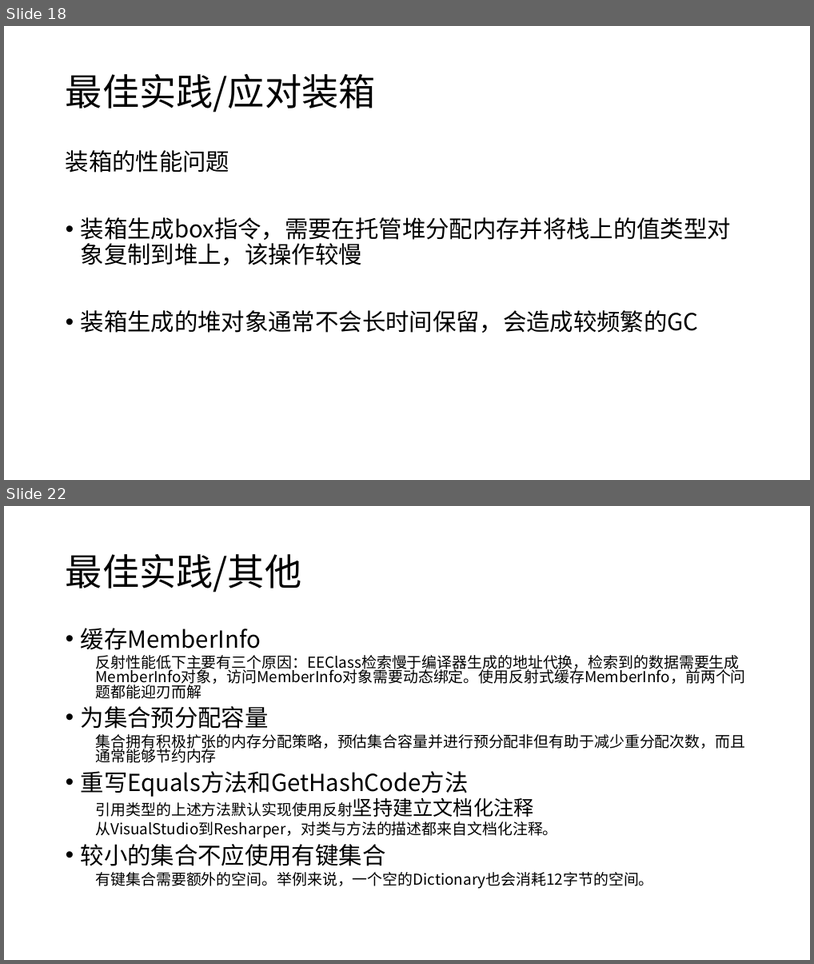
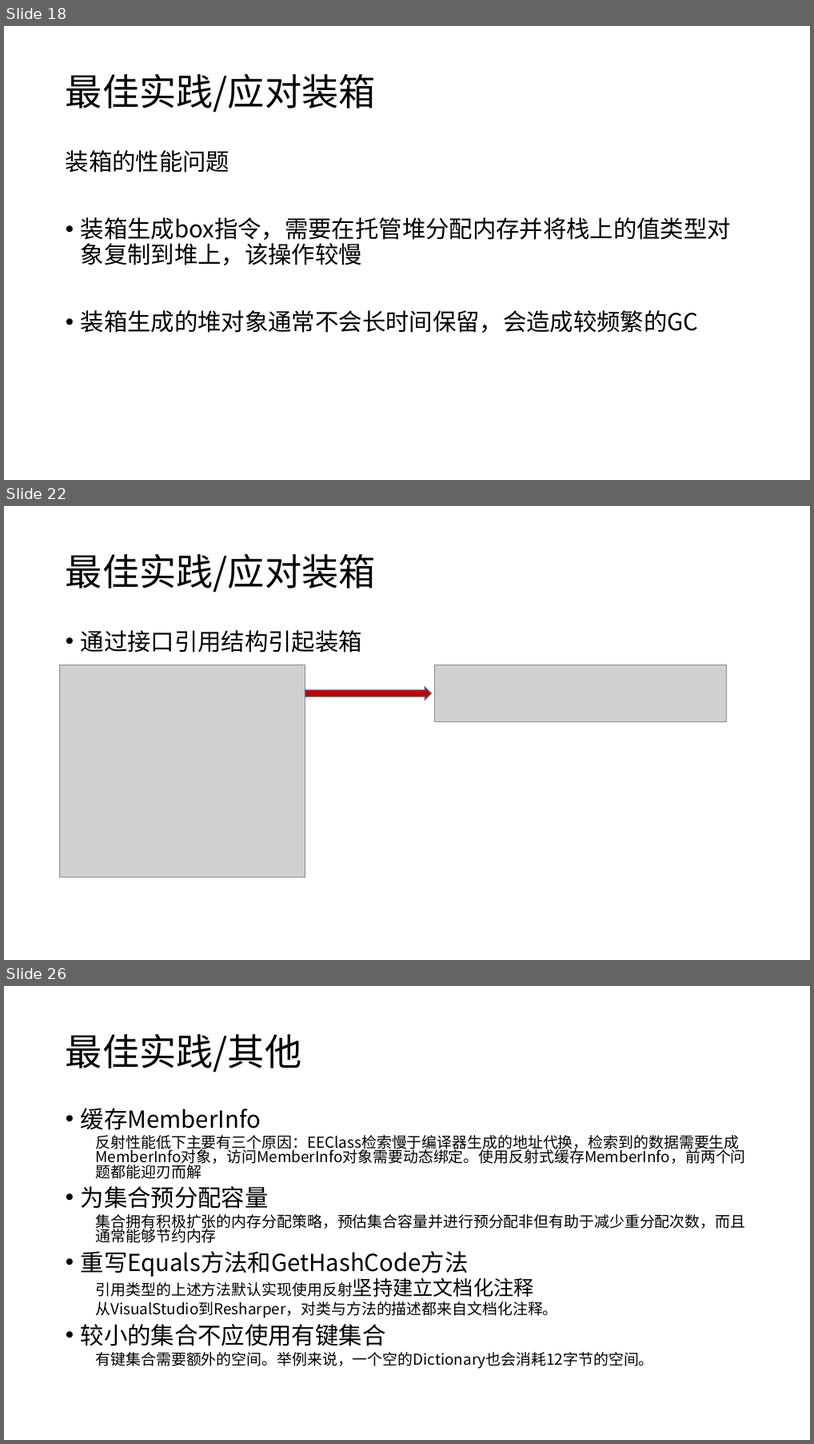
Before and after one commit to snakealpha/DotNetSession, a slide deck: pptx.pptx.pptx. Shown one above the other, each under a label of ours: slides 18 and 22 before the commit, slides 18, 22 and 26 after it; the slides between them are not shown. The pictures are 814x964 and 814x1444 pixels, drawn with LibreOffice and Linux fonts; fonts in the diff are those of the drawing; grey boxes stand for pictures. Boxes give left, top, right and bottom in pixels: in the first picture for what was removed or moved away, otherwise in the second. Text is boxed around its words. In the diff, an @@ line names an element or a change of style, - is before the commit and + after.

```diff
--- a/pptx.pptx.pptx
+++ b/pptx.pptx.pptx
@@ slide 22 added at <box>4,506,810,960</box>, background #FFFFFF @@
@@ title added at <box>66,554,376,592</box>, 44 pt, text #000000 @@
+最佳实践/应对装箱
@@ text added at <box>81,630,362,652</box>, 28 pt, text #000000 @@
+• 通过接口引用结构引起装箱
@@ picture added at <box>60,665,306,877</box> @@
@@ picture added at <box>435,665,727,722</box> @@
@@ right arrow added at <box>306,687,432,700</box>, fill #C00000, outline #43739E 1 pt @@
@@ what was slide 22 is now slide 26 @@
```
Also in this commit, not shown: 4 slides changed, 3 other slides added, 1 other file.
